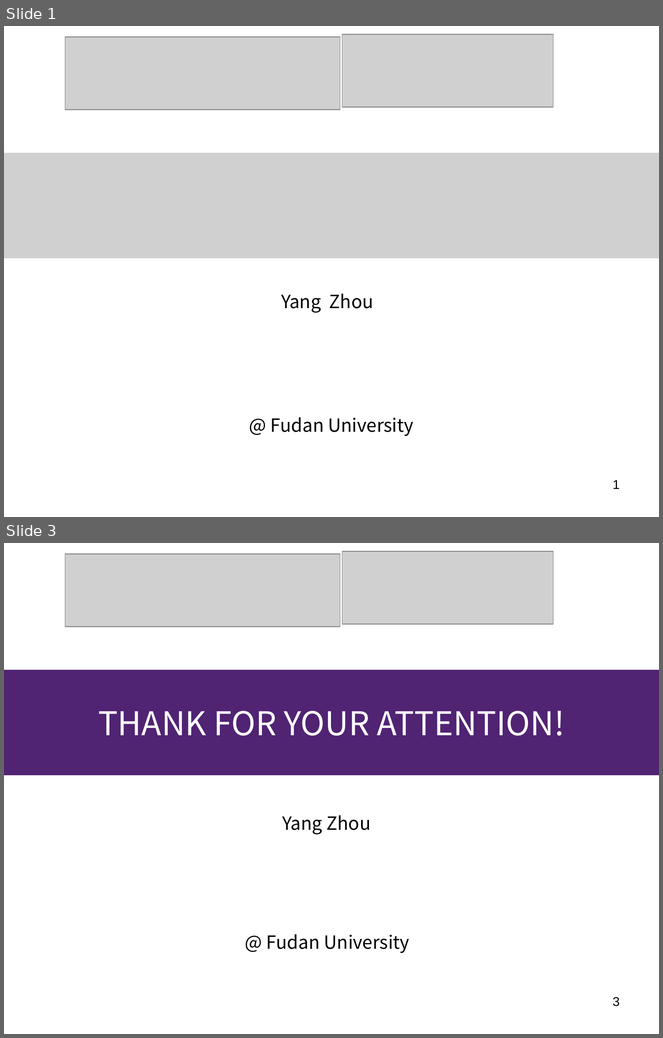
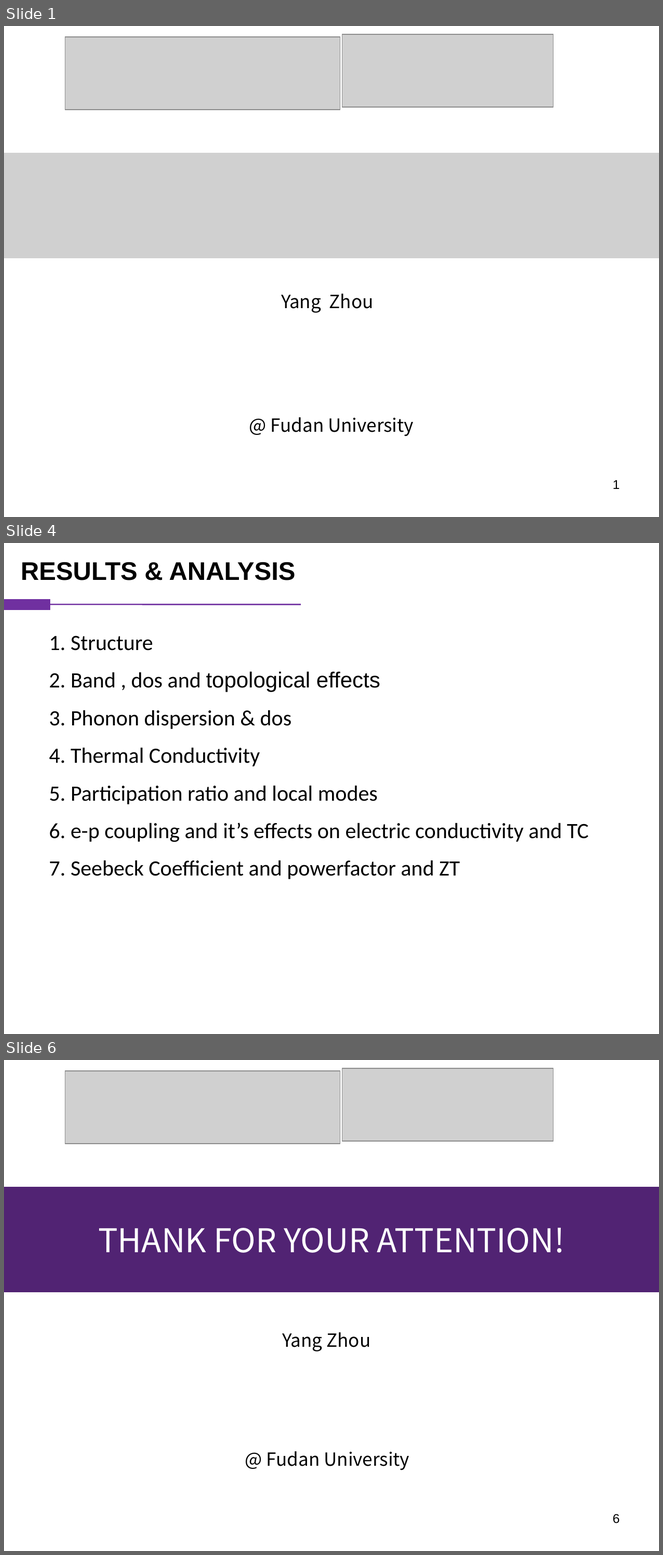
Before and after one commit to vanceeasleaf/paper_bi4i4, a slide deck: bi4i4.pptx. Shown one above the other, each under a label of ours: slides 1 and 3 before the commit, slides 1, 4 and 6 after it; the slides between them are not shown. The pictures are 663x1038 and 663x1555 pixels, drawn with LibreOffice and Linux fonts; fonts in the diff are those of the drawing; grey boxes stand for pictures. Boxes give left, top, right and bottom in pixels: in the first picture for what was removed or moved away, otherwise in the second. Text is boxed around its words. In the diff, an @@ line names an element or a change of style, - is before the commit and + after.

```diff
--- a/bi4i4.pptx
+++ b/bi4i4.pptx
@@ slide 4 added at [4,543,659,1034], background #FFFFFF @@
@@ text added at [21,562,296,580], 28 pt, text #000000, bold @@
+RESULTS & ANALYSIS
@@ rectangle added at [4,599,50,610], fill #7030A0, outline #7030A0 0.75 pt @@
@@ line added from (301, 604) to (50, 604), #7030A0 1.5 pt @@
@@ text added at [49,636,153,651], 24 pt, text #000000 @@
+1. Structure
@@ text added at [49,671,380,692], 24 pt, text #000000 @@
+2. Band , dos and topological effects
@@ text added at [49,710,292,729], 24 pt, text #000000 @@
+3. Phonon dispersion & dos
@@ text added at [49,747,260,767], 24 pt, text #000000 @@
+4. Thermal Conductivity
@@ text added at [49,785,378,805], 24 pt, text #000000 @@
+5. Participation ratio and local modes
@@ text added at [49,823,589,843], 24 pt, text #000000 @@
+6. e-p coupling and it’s effects on electric conductivity and TC
@@ text added at [49,860,460,879], 24 pt, text #000000 @@
+7. Seebeck Coefficient and powerfactor and ZT
@@ what was slide 3 is now slide 6 @@
@@ page number at [613,1514,620,1524]: text changed @@
-3
+6
```
Also in this commit, not shown: 3 other slides added, 1 slide removed.
